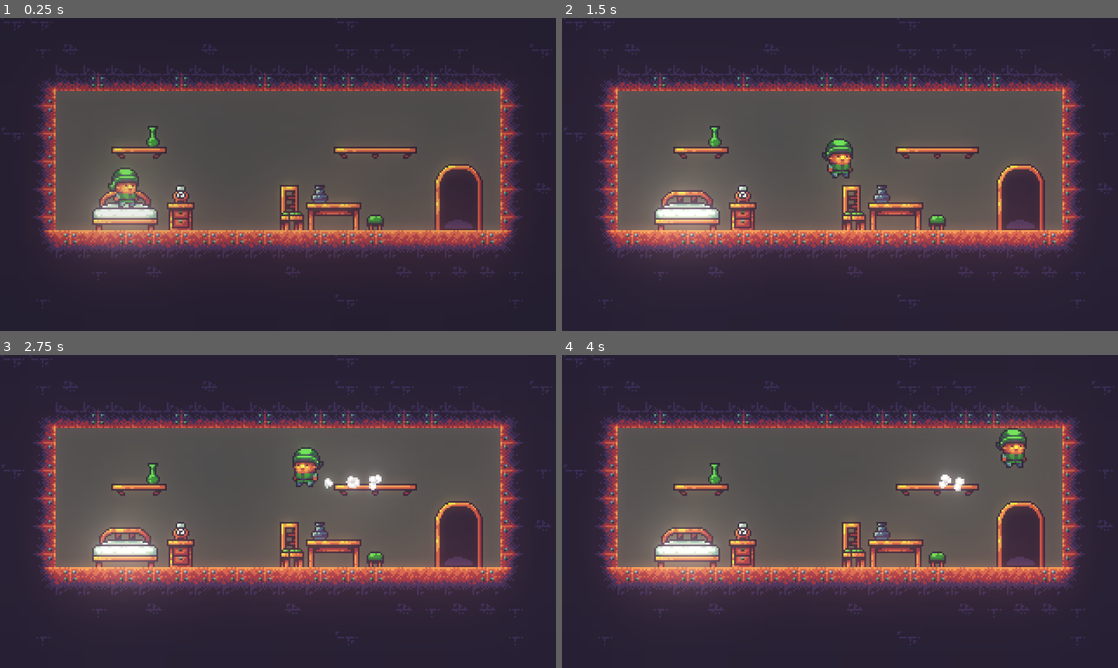
Above: before the commit, frames 1-4 (two rows, left to right).
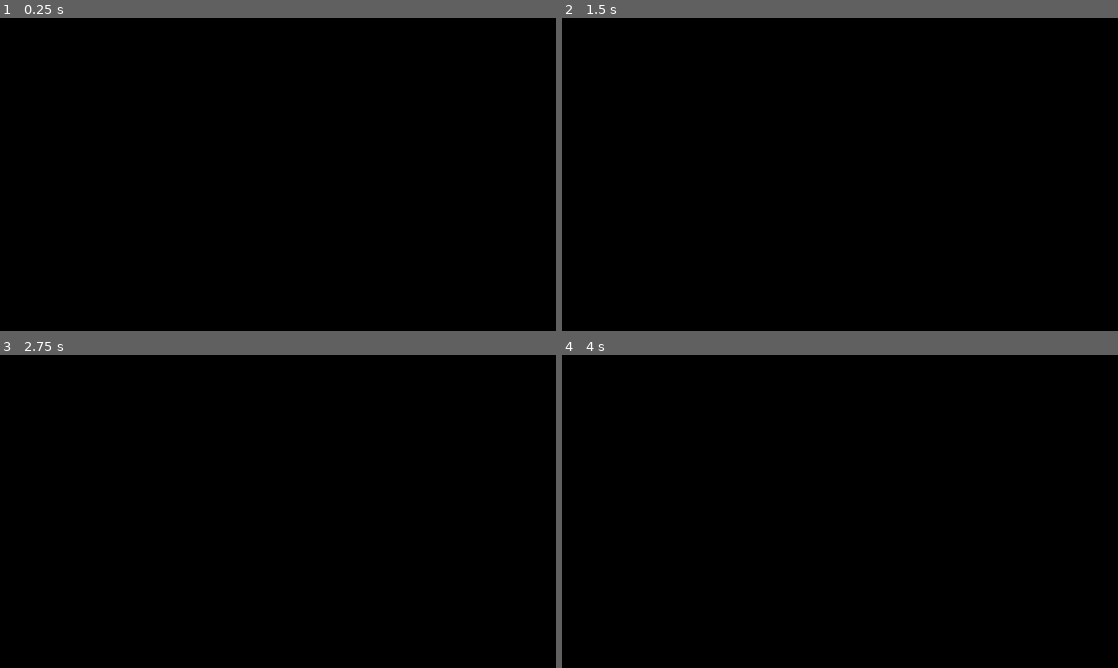
Above: after the commit, the same moments.

Repository: lethiandev/gd-christmas-morning
Game: Godot game, scene res://stages/bedroom/bedroom_stage.tscn
Same seed, same stepped clock (60 frames per second), same inputs: the game is played once before the commit and once after it.
Inputs:
- Up to frame 1 (0.25 s): no input
- Up to frame 2 (1.5 s): hold D (move_right) from 0.53 s (still down); tap W (jump) at 0.77 s
- Up to frame 3 (2.75 s): tap W (jump) at 1.52 s; release D (move_right) at 2.03 s; hold A (move_left) from 2.03 s (still down)
- Up to frame 4 (4 s): release A (move_left) at 2.78 s; hold D (move_right) from 2.78 s (still down); tap W (jump) at 3.02, 3.77 s

The runs differ from the first frame. In frame 1, 100% of the frame differs, in the area x 0-100%, y 0-100%; in frame 2, 100%; in frame 3, 100%; in frame 4, 100%.

Commit message:
Add initial intro animation

Diff:
--- a/src/stages/bedroom/bedroom_stage.tscn
+++ b/src/stages/bedroom/bedroom_stage.tscn
@@ -8,9 +8,12 @@
 [ext_resource path="res://props/entrance/entrance.tscn" type="PackedScene" id=6]
 [ext_resource path="res://stages/workshop/workshop_stage.tscn" type="PackedScene" id=7]
 [ext_resource path="res://stages/bedroom/intro.gd" type="Script" id=8]
+[ext_resource path="res://stages/bedroom/clock_ticking.wav" type="AudioStream" id=9]
+[ext_resource path="res://stages/bedroom/clock_alarm.wav" type="AudioStream" id=10]
 
 [sub_resource type="Animation" id=3]
 resource_name = "intro"
+length = 5.0
 tracks/0/type = "method"
 tracks/0/path = NodePath("IntroPlayer")
 tracks/0/interp = 1
@@ -18,12 +21,30 @@
 tracks/0/imported = false
 tracks/0/enabled = true
 tracks/0/keys = {
-"times": PoolRealArray( 0 ),
+"times": PoolRealArray( 4.5 ),
 "transitions": PoolRealArray( 1 ),
 "values": [ {
 "args": [  ],
 "method": "fade_in"
 } ]
+}
+tracks/1/type = "audio"
+tracks/1/path = NodePath("IntroPlayer/AudioStreamPlayer")
+tracks/1/interp = 1
+tracks/1/loop_wrap = true
+tracks/1/imported = false
+tracks/1/enabled = true
+tracks/1/keys = {
+"clips": [ {
+"end_offset": 3.98,
+"start_offset": 0.0,
+"stream": ExtResource( 9 )
+}, {
+"end_offset": 0.0,
+"start_offset": 0.0,
+"stream": ExtResource( 10 )
+} ],
+"times": PoolRealArray( 0, 4 )
 }
 
 [sub_resource type="RectangleShape2D" id=1]
@@ -39,6 +60,8 @@
 autoplay = "intro"
 anims/intro = SubResource( 3 )
 script = ExtResource( 8 )
+
+[node name="AudioStreamPlayer" type="AudioStreamPlayer" parent="IntroPlayer"]
 
 [node name="Grounds" type="TileMap" parent="."]
 tile_set = ExtResource( 2 )
Not shown: 1 places in src/stages/bedroom/bedroom_stage.tscn that only renumber resources
Not shown, added: src/stages/bedroom/clock_alarm.wav.import
Not shown, added: src/stages/bedroom/clock_ticking.wav.import
Not shown, added: src/stages/bedroom/clock_alarm.wav
Not shown, added: src/stages/bedroom/clock_ticking.wav
